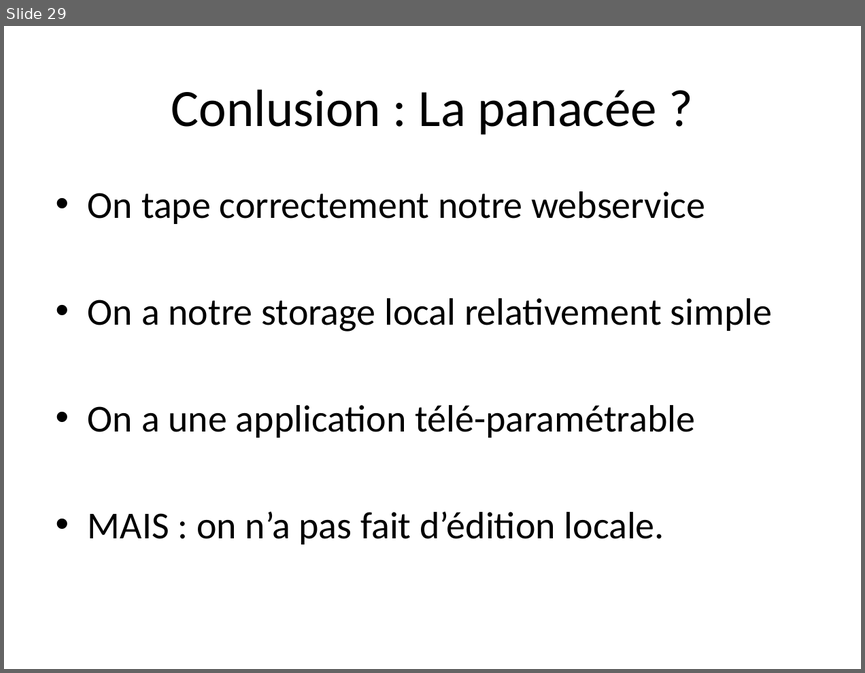
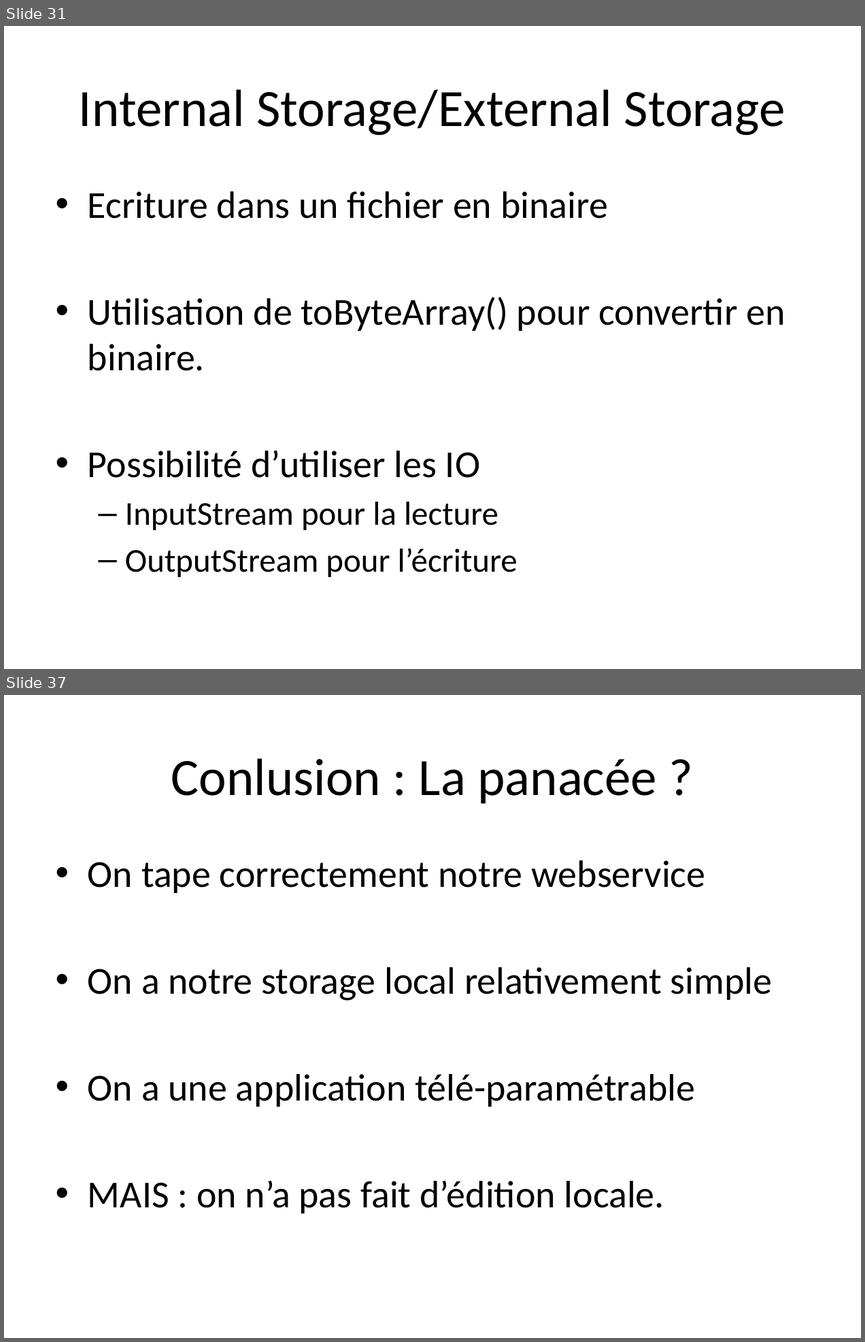
Before and after one commit to TheCopycat/protobuf-powered-android, a slide deck: protobuf-powered.pptx. Shown one above the other, each under a label of ours: slide 29 before the commit, slides 31 and 37 after it; the slides between them are not shown. The pictures are 865x673 and 865x1342 pixels, drawn with LibreOffice and Linux fonts; fonts in the diff are those of the drawing. Boxes give left, top, right and bottom in pixels: in the first picture for what was removed or moved away, otherwise in the second. Text is boxed around its words. In the diff, an @@ line names an element or a change of style, - is before the commit and + after.

```diff
--- a/protobuf-powered.pptx
+++ b/protobuf-powered.pptx
@@ slide 31 added at (4, 26, 861, 669), background #FFFFFF @@
@@ title added at (79, 89, 785, 135), 44 pt, text #000000 @@
+Internal Storage/External Storage
@@ text added at (88, 191, 785, 577), 32 pt, text #000000 @@
+• Ecriture dans un fichier en binaire
+• Utilisation de toByteArray() pour convertir en binaire.
+• Possibilité d’utiliser les IO
+  – InputStream pour la lecture
+  – OutputStream pour l’écriture
@@ what was slide 29 is now slide 37 @@
```
Also in this commit, not shown: 1 slide changed, 7 other slides added, 33 other files.
